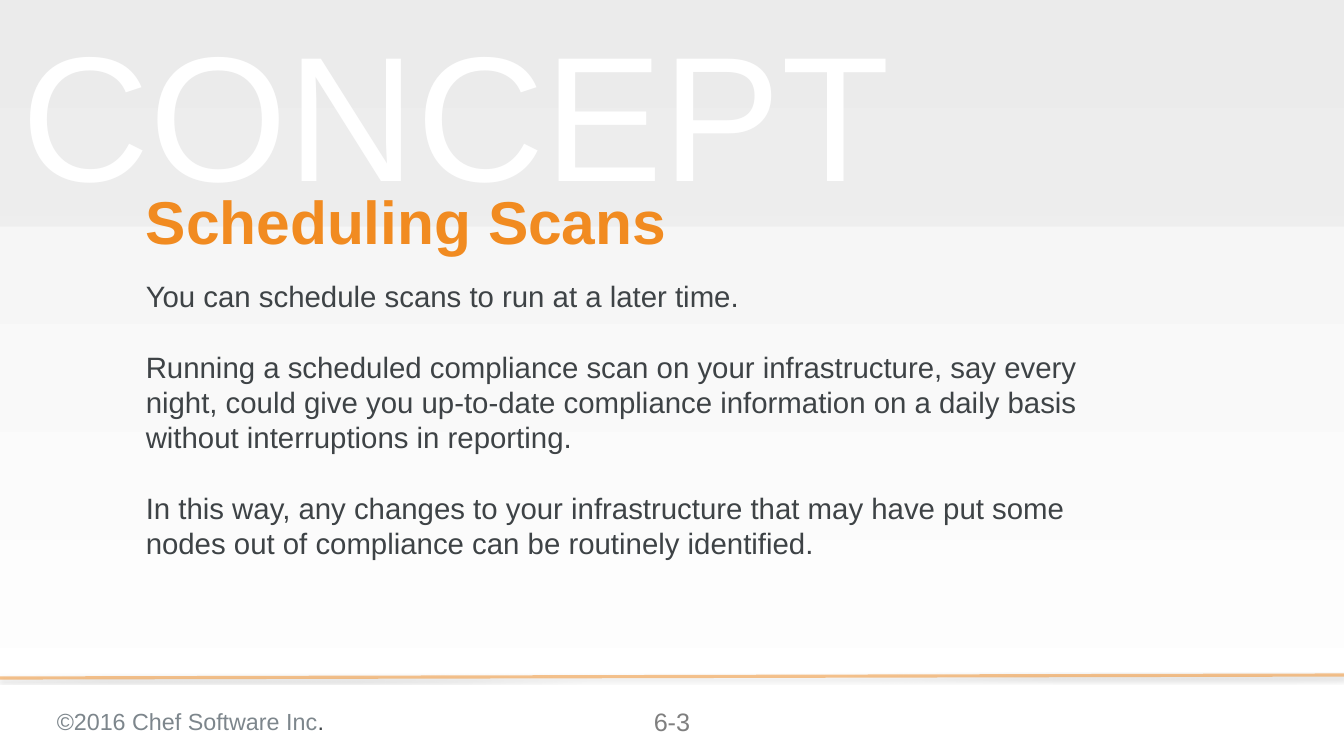
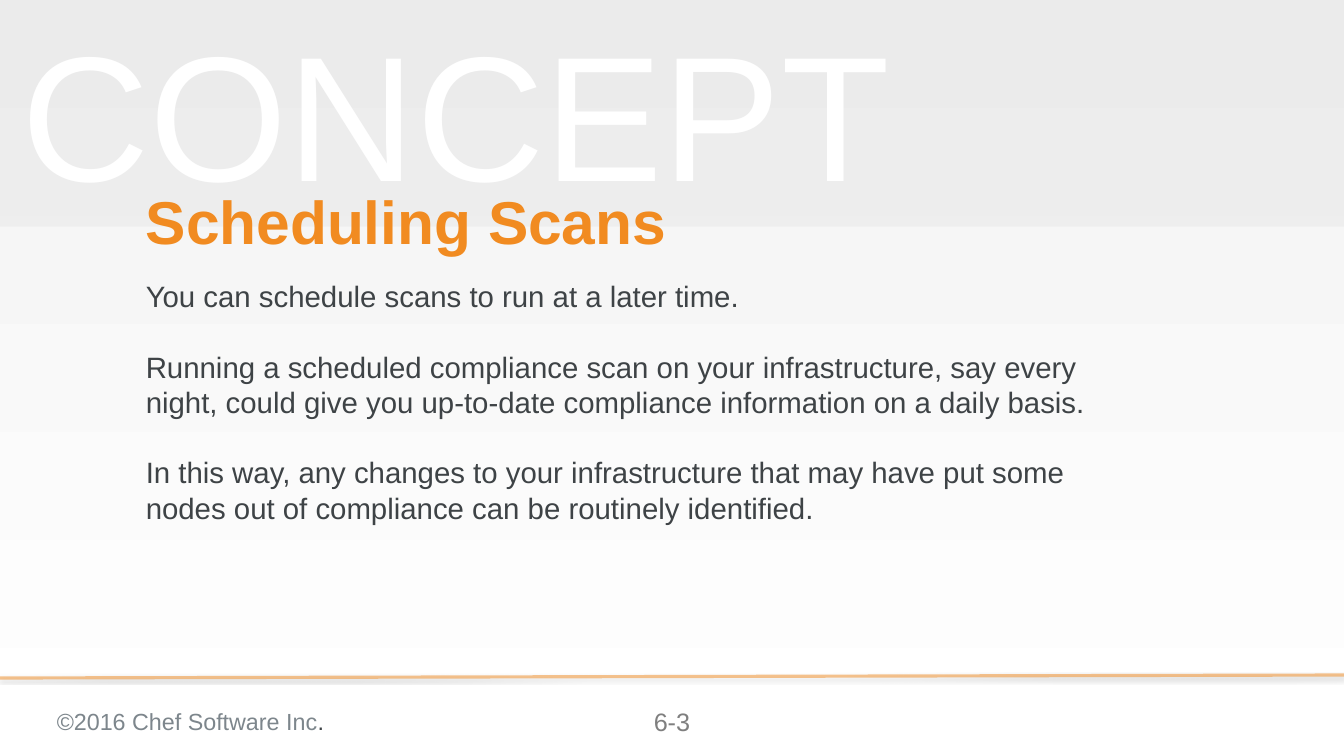
Before and after one commit to bchamby/chef-compliance-installation-configuration-operation, a slide deck: slide 3 of 06-scheduling-scans-reports.pptx. Drawn at 1344x756 pixels with LibreOffice and Linux fonts; fonts in the diff are those of the drawing; background and template pictures are left out. Boxes give left, top, right and bottom in pixels: in the first picture for what was removed or moved away, otherwise in the second. Text is boxed around its words. In the diff, an @@ line names an element or a change of style, - is before the commit and + after.

```diff
--- a/06-scheduling-scans-reports.pptx
+++ b/06-scheduling-scans-reports.pptx
@@ subtitle at <box>146,356,1085,419</box>: text changed @@
-Running a scheduled compliance scan on your infrastructure, say every night, could give you up-to-date compliance information on a daily basis without interruptions in reporting.
+Running a scheduled compliance scan on your infrastructure, say every night, could give you up-to-date compliance information on a daily basis.
```
Also in this commit, not shown: 6 other slides changed, 3 slides added, 1 slide removed.
